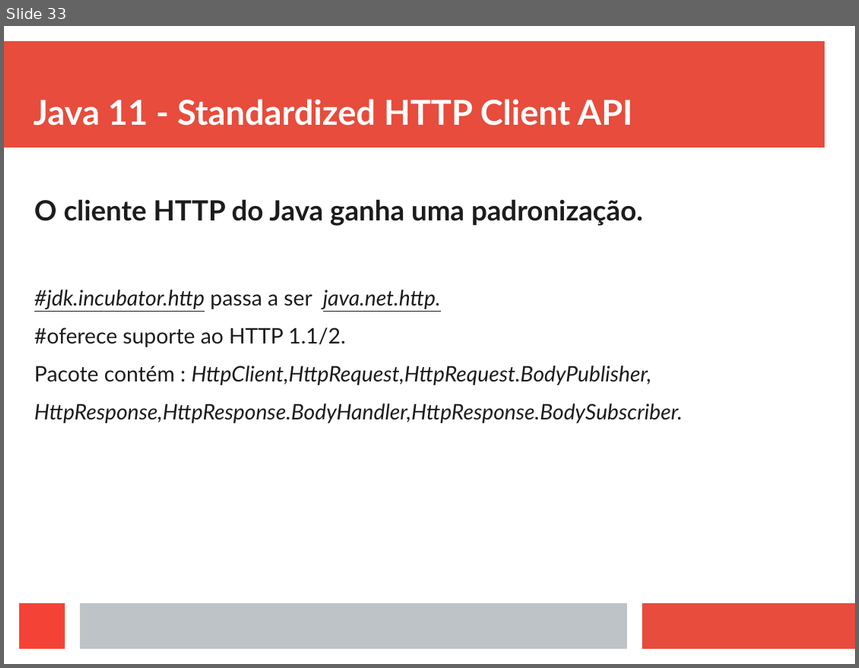
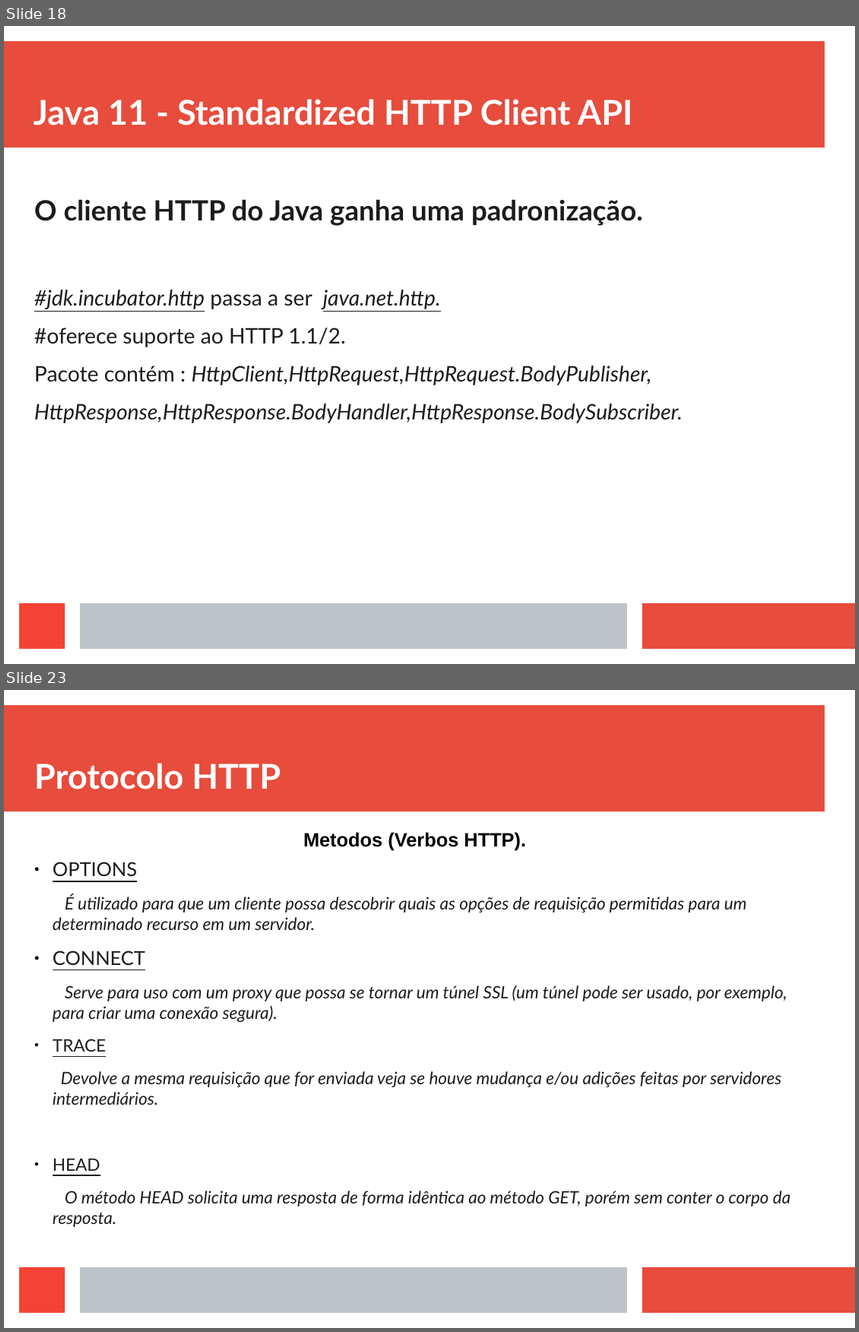
Before and after one commit to viniciusFortti/test, a slide deck: Apresentação/ApresentaçãoTerceiraSemana.odp. Shown one above the other, each under a label of ours: slide 33 before the commit, slides 18 and 23 after it; the slides between them are not shown. The pictures are 859x668 and 859x1332 pixels, drawn with LibreOffice and Linux fonts; fonts in the diff are those of the drawing. Boxes give left, top, right and bottom in pixels: in the first picture for what was removed or moved away, otherwise in the second. Text is boxed around its words. In the diff, an @@ line names an element or a change of style, - is before the commit and + after.

```diff
--- a/Apresentação/ApresentaçãoTerceiraSemana.odp
+++ b/Apresentação/ApresentaçãoTerceiraSemana.odp
@@ slide 23 added at [4, 690, 855, 1328], background #FFFFFF; not listed: 4 template elements that a slide beside it also shows @@
@@ title added at [34, 763, 281, 790], 32 pt, text #FFFFFF, bold @@
+Protocolo HTTP
@@ text added at [303, 832, 526, 850], 18 pt, text #000000, bold @@
+Metodos (Verbos HTTP).
@@ text added at [53, 862, 791, 1227], 16 pt, text #1C1C1C, italic @@
+● OPTIONS
+É utilizado para que um cliente possa descobrir quais as opções de requisição permitidas para um determinado recurso em um servidor.
+● CONNECT
+Serve para uso com um proxy que possa se tornar um túnel SSL (um túnel pode ser usado, por exemplo, para criar uma conexão segura).
+● TRACE
+Devolve a mesma requisição que for enviada veja se houve mudança e/ou adições feitas por servidores intermediários.
+● HEAD
+O método HEAD solicita uma resposta de forma idêntica ao método GET, porém sem conter o corpo da resposta.
@@ what was slide 33 is now slide 18 @@
```
Also in this commit, not shown: 8 other slides added, 16 slides removed, 4 other files.
